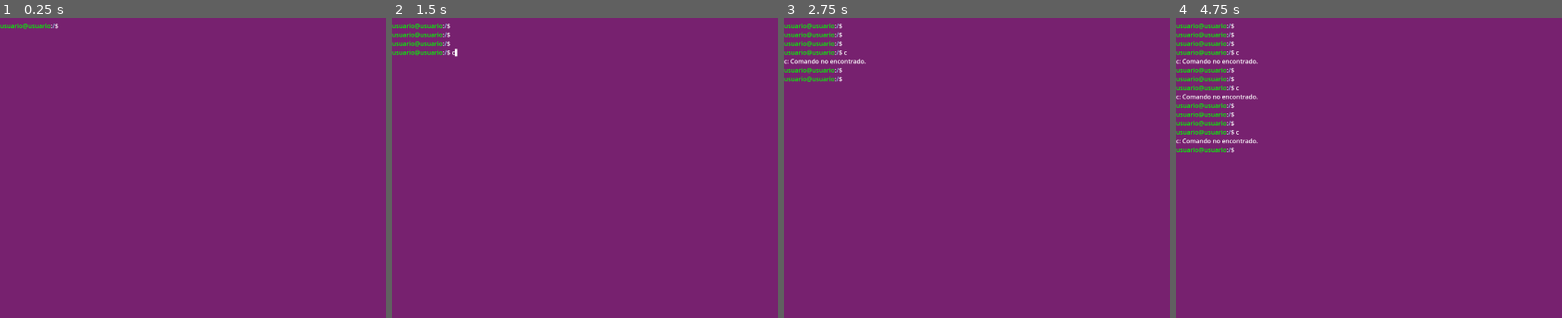
Above: before the commit, frames 1-4 (left to right).
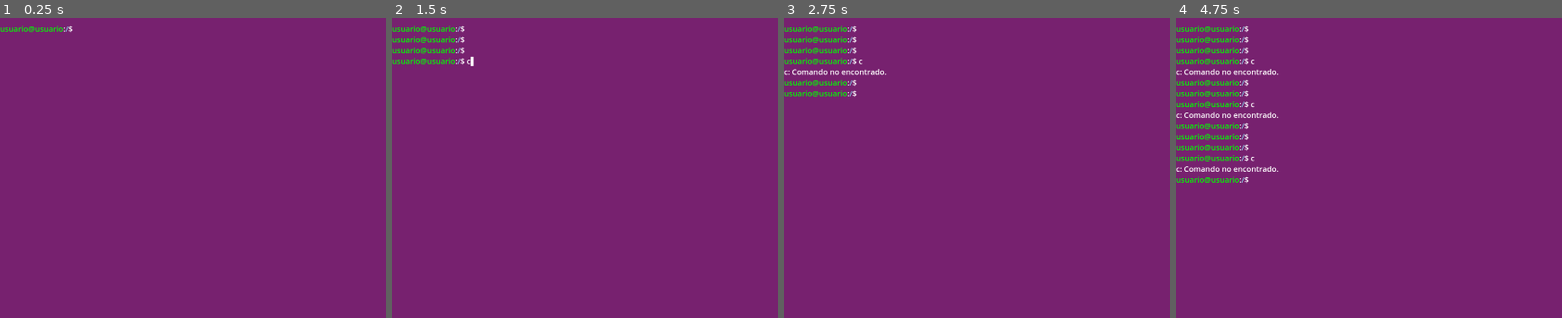
Above: after the commit, the same moments.

Repository: GuillermoAsir/JUEGO_TFG.2.1
Game: Godot game, scene res://game.tscn
Same seed, same stepped clock (60 frames per second), same inputs: the game is played once before the commit and once after it.
Inputs:
- Up to frame 1 (0.25 s): no input
- Up to frame 2 (1.5 s): tap Enter (ui_accept) at 0.5, 0.77, 1.25 s; hold Right (ui_right) 0.53-1.28 s; tap Space at 0.6 s; hold Down (ui_down) from 1.28 s (still down); tap C at 1.35 s
- Up to frame 3 (2.75 s): tap Enter (ui_accept) at 1.52, 2 s; release Down (ui_down) at 2.03 s; hold Right (ui_right) from 2.03 s (still down); tap Backspace at 2.1 s
- Up to frame 4 (4.75 s): tap Enter (ui_accept) at 2.75, 3.02, 3.5, 3.77, 4.25, 4.52 s; release Right (ui_right) at 2.78 s; hold Up (ui_up) 2.78-3.53 s; tap Tab at 2.85 s; hold Left (ui_left) from 3.53 s (still down); tap Space at 3.6 s; tap C at 4.35 s

The runs differ from the first frame. In frame 1, 0.3% of the frame differs, in the area x 0-19%, y 1-5%; in frame 2, 1.4%; in frame 3, 2.5%; in frame 4, 5.4%, in the area x 0-27%, y 1-55%.

Commit message:
Modificaciones
Se cambio diálogo, se aumento el tamaño de las fuentes de la terminal

Diff:
--- a/configuracion_inicial.gd
+++ b/configuracion_inicial.gd
@@ -16,7 +16,7 @@
 			192.168.10.12   impresora_oficina
 			192.168.10.1  router_ventas
 
-			# Fin del archivo""")
+			""")
 
 
 func crear_estructura_directorios():
--- a/dialogos.gd
+++ b/dialogos.gd
@@ -12,7 +12,7 @@
 	"¡Perfecto! Has encontrado el archivo `IPS_Departamentos.txt`.\n" +
 	"Ahora falta un paso más: ver el contenido de dicho fichero.\n" +
 	"Para ello vas a usar el comando `cat` seguido del nombre del fichero,\n" +
-	"por ejemplo: `cat IPS_El_Bohío.txt`. ¡Vamos, usa a ese gatito!"
+	"por ejemplo: `cat IPS_Departamentos.txt`. ¡Vamos, usa a ese gatito!"
 ]
 
 var mision_inicial_dialogs3 = [
@@ -28,7 +28,7 @@
 ]
 
 var mision_inicial_dialogs5 = [
-	"Inténtalo con el ping 192.168.10.1"
+	"Esa no es la ip que estás buscando, prueba con la 192.168.100.10"
 ]
 var mision_inicial_dialogs6 = [
 	"¡Por todos los nodos! Al router le pasa algo,\n" +
--- a/game.tscn
+++ b/game.tscn
@@ -36,6 +36,11 @@
 [node name="History" type="RichTextLabel" parent="Background/MarginContainer/Rows/GameInfo"]
 custom_minimum_size = Vector2(800, 600)
 layout_mode = 2
+theme_override_font_sizes/bold_italics_font_size = 20
+theme_override_font_sizes/italics_font_size = 20
+theme_override_font_sizes/mono_font_size = 20
+theme_override_font_sizes/normal_font_size = 20
+theme_override_font_sizes/bold_font_size = 20
 bbcode_enabled = true
 scroll_following = true
 metadata/_edit_group_ = true
